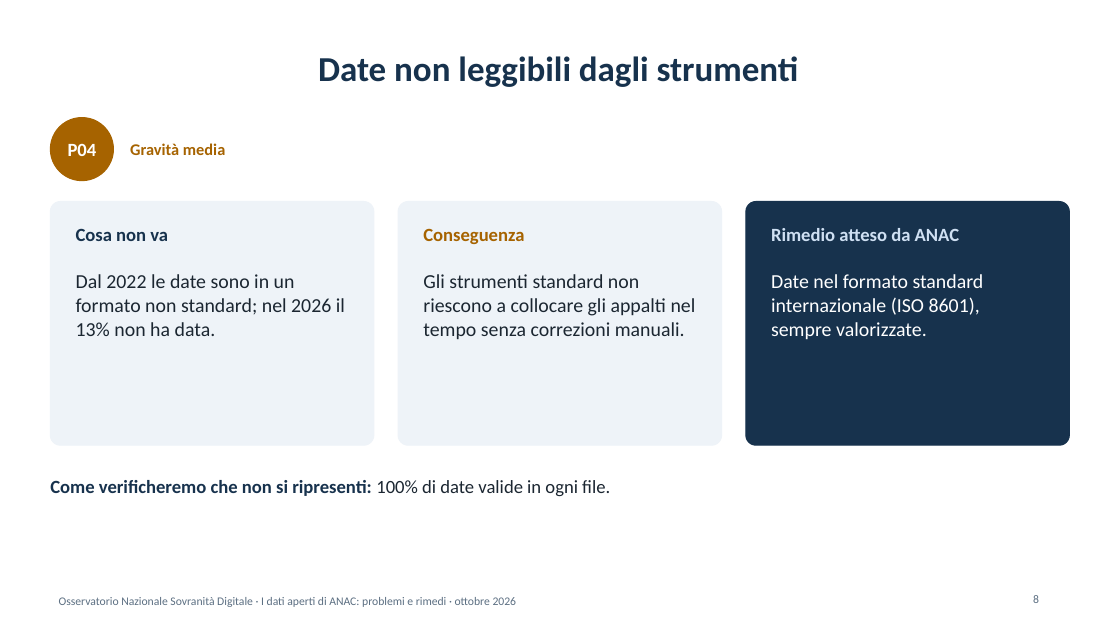
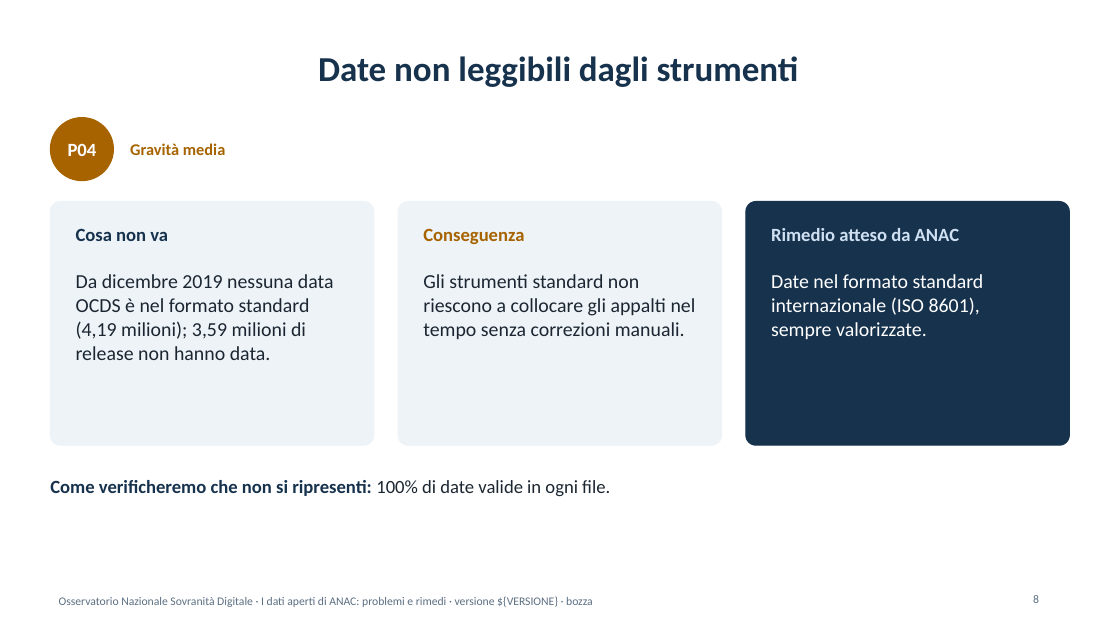
Before and after one commit to mxmap-it/analisi-spesa-ict, a slide deck: slide 8 of report/anac/presentazione-anac-2026-10.pptx. Drawn at 1120x630 pixels with LibreOffice and Linux fonts; fonts in the diff are those of the drawing. Boxes give left, top, right and bottom in pixels: in the first picture for what was removed or moved away, otherwise in the second. Text is boxed around its words. In the diff, an @@ line names an element or a change of style, - is before the commit and + after.

```diff
--- a/report/anac/presentazione-anac-2026-10.pptx
+++ b/report/anac/presentazione-anac-2026-10.pptx
@@ text at <box>76,274,334,360</box>: text changed @@
-Dal 2022 le date sono in un formato non standard; nel 2026 il 13% non ha data.
+Da dicembre 2019 nessuna data OCDS è nel formato standard (4,19 milioni); 3,59 milioni di release non hanno data.
@@ text at <box>59,596,593,607</box>: text changed @@
-Osservatorio Nazionale Sovranità Digitale · I dati aperti di ANAC: problemi e rimedi · ottobre 2026
+Osservatorio Nazionale Sovranità Digitale · I dati aperti di ANAC: problemi e rimedi · versione ${VERSIONE} · bozza
```
Also in this commit, not shown: 18 other slides changed, 1 slide added, 21 other files.
